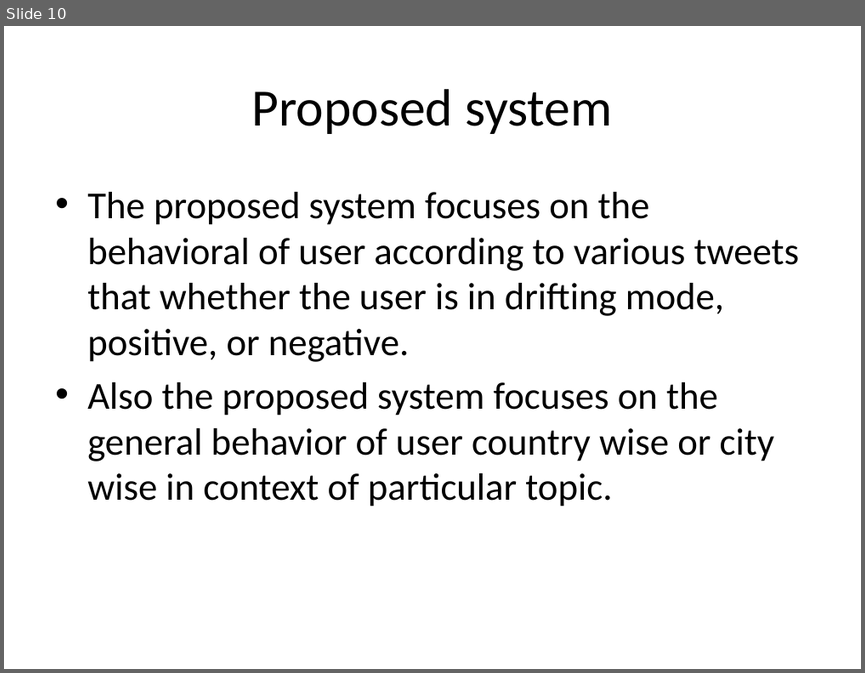
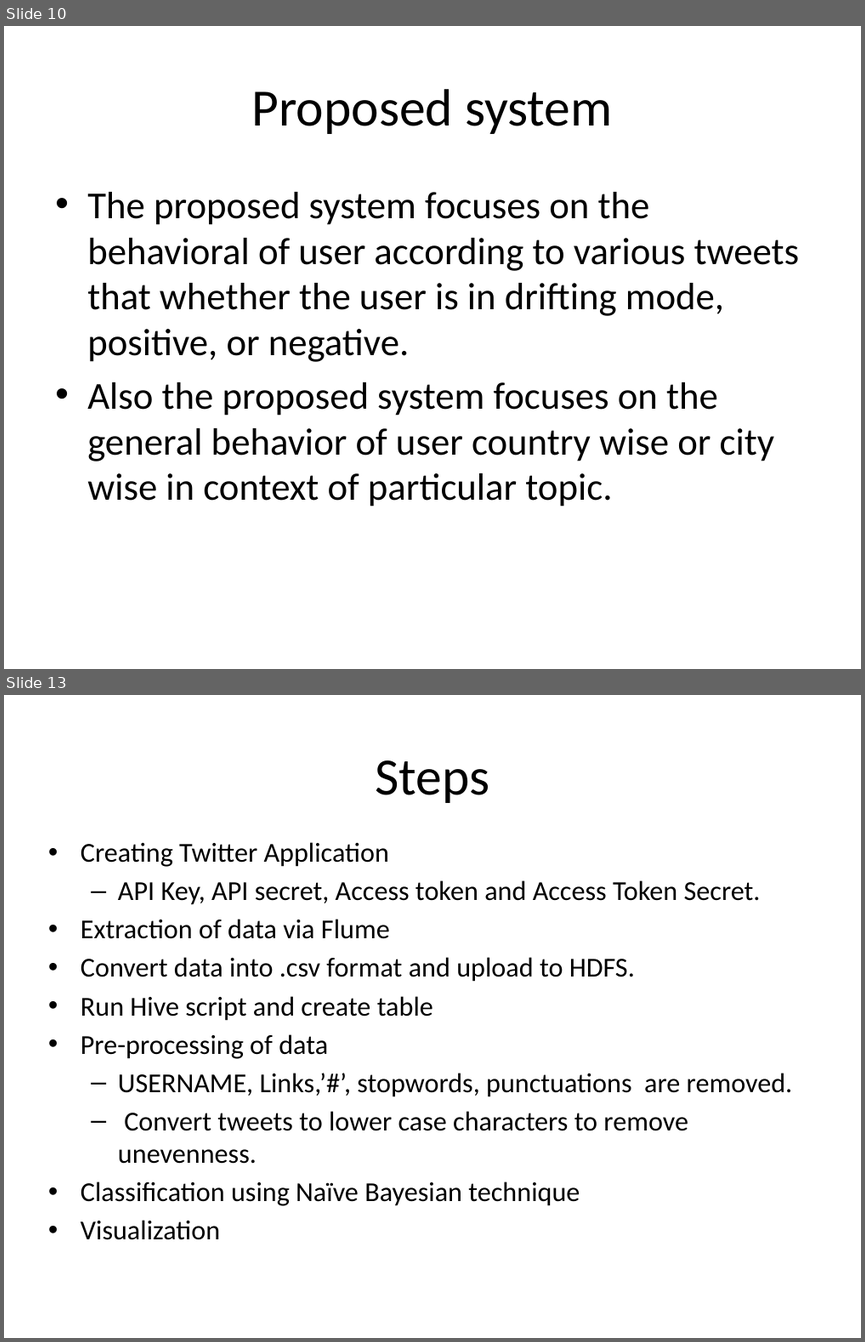
Before and after one commit to abhilashsaj/Big-Data-Analytics-and-Visualization, a slide deck: Paper 1/Paper Presentation.pptx. Shown one above the other, each under a label of ours: slide 10 before the commit, slides 10 and 13 after it; the slides between them are not shown. The pictures are 865x673 and 865x1342 pixels, drawn with LibreOffice and Linux fonts; fonts in the diff are those of the drawing. Boxes give left, top, right and bottom in pixels: in the first picture for what was removed or moved away, otherwise in the second. Text is boxed around its words. In the diff, an @@ line names an element or a change of style, - is before the commit and + after.

```diff
--- a/Paper 1/Paper Presentation.pptx
+++ b/Paper 1/Paper Presentation.pptx
@@ slide 13 added at [4,695,861,1338], background #FFFFFF @@
@@ title added at [375,760,489,803], 44 pt, text #000000 @@
+Steps
@@ text added at [80,842,793,1240], 23 pt, text #000000 @@
+• Creating Twitter Application
+  – API Key, API secret, Access token and Access Token Secret.
+• Extraction of data via Flume
+• Convert data into .csv format and upload to HDFS.
+• Run Hive script and create table
+• Pre-processing of data
+  – USERNAME, Links,’#’, stopwords, punctuations are removed.
+  – Convert tweets to lower case characters to remove unevenness.
+• Classification using Naïve Bayesian technique
+• Visualization
```
Also in this commit, not shown: 5 other slides added, 1 slide removed.
